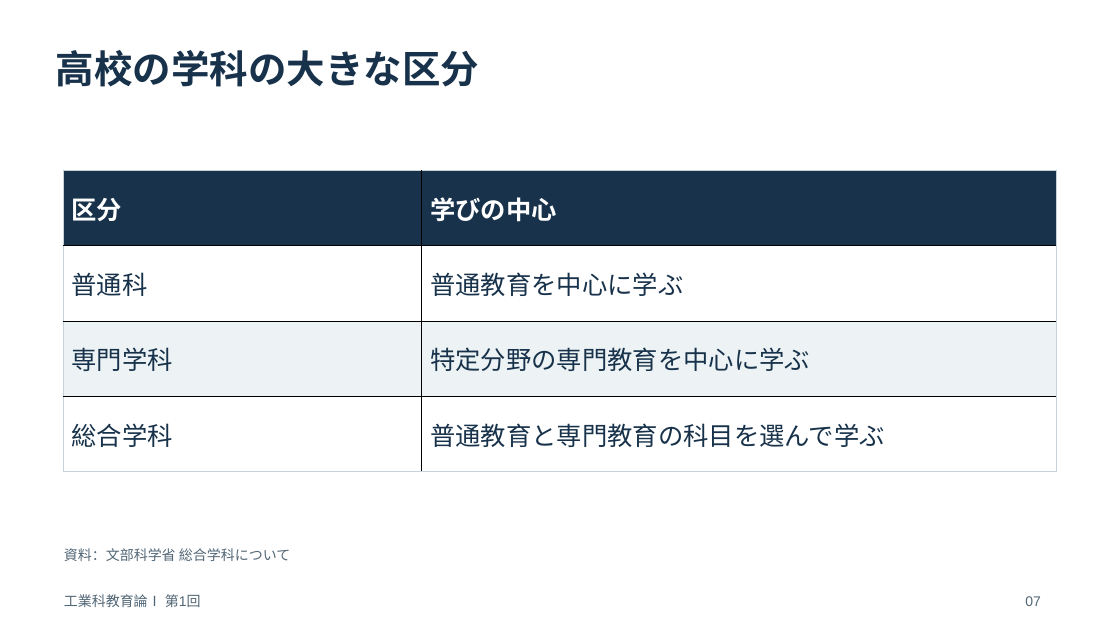
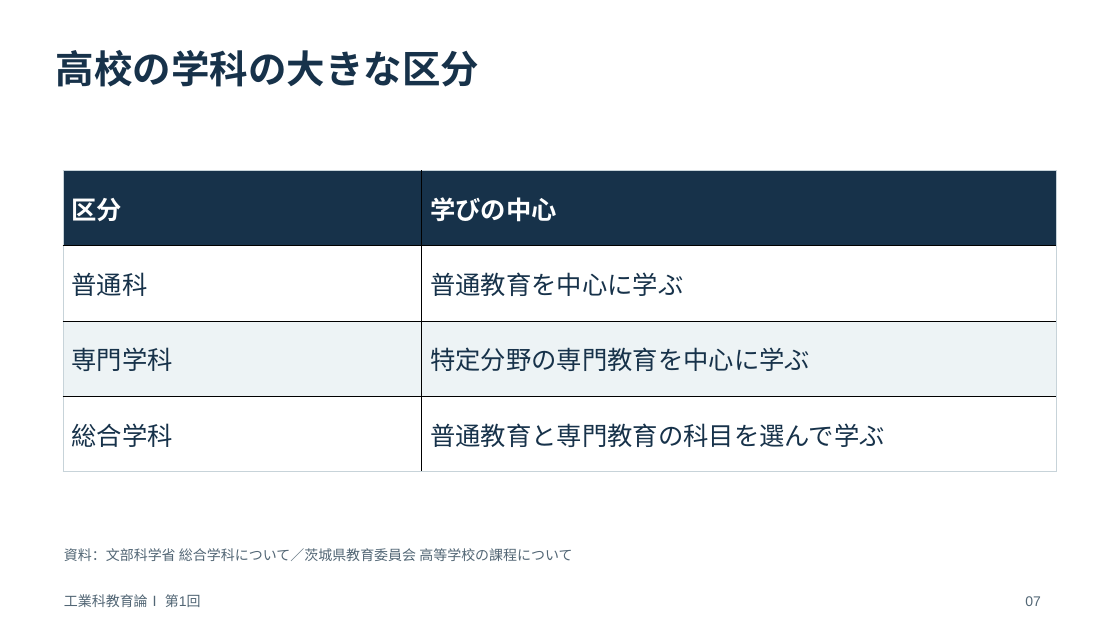
Before and after one commit to zooc-14calbp/industrial-education-i, a slide deck: slide 7 of lessons/01/slides.pptx. Drawn at 1120x630 pixels with LibreOffice and Linux fonts; fonts in the diff are those of the drawing. Boxes give left, top, right and bottom in pixels: in the first picture for what was removed or moved away, otherwise in the second. Text is boxed around its words. In the diff, an @@ line names an element or a change of style, - is before the commit and + after.

```diff
--- a/lessons/01/slides.pptx
+++ b/lessons/01/slides.pptx
@@ text at <box>64,548,572,561</box>: text changed @@
-資料：文部科学省 総合学科について
+資料：文部科学省 総合学科について／茨城県教育委員会 高等学校の課程について
```
Also in this commit, not shown: 11 other slides changed, 50 other files.
